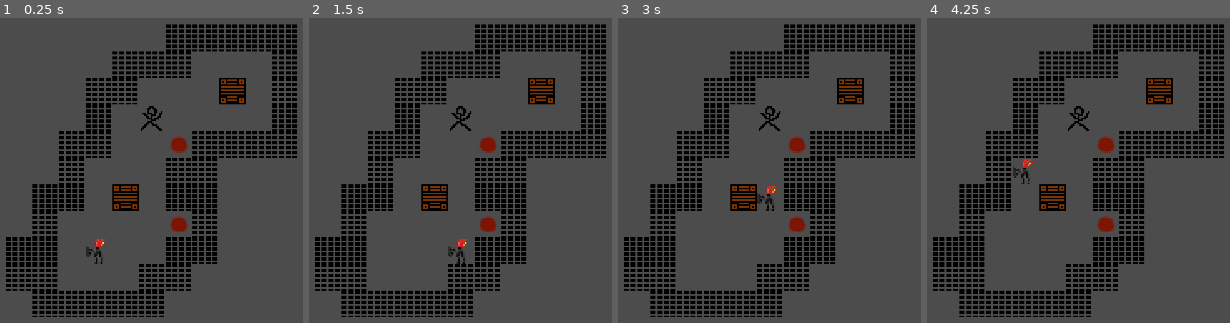
Above: before the commit, frames 1-4 (left to right).
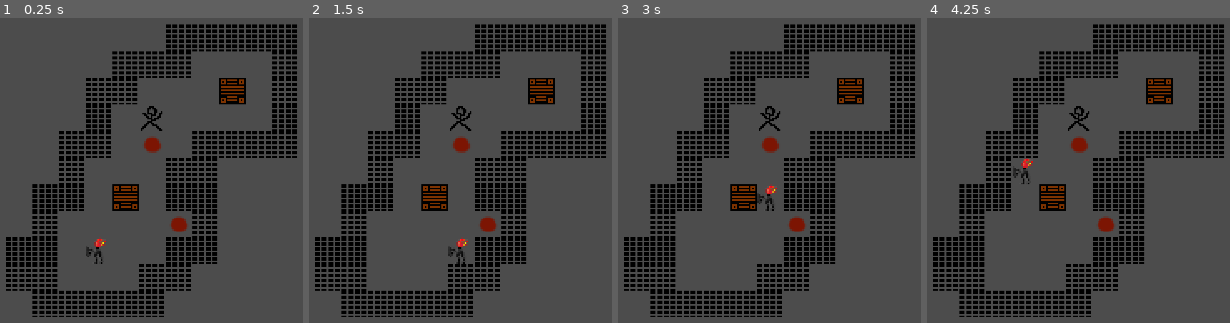
Above: after the commit, the same moments.

Repository: PPP-Club/BoxSchieben
Game: Godot game, scene res://scenen/Level.tscn
Two runs of this game, one before a commit and one after it. Both use one fixed random seed, a clock stepped at 60 frames per second and the inputs below.
Inputs:
- Up to frame 1 (0.25 s): no input
- Up to frame 2 (1.5 s): tap Enter at 0.5 s; hold D 0.53-1.28 s; tap Space at 1.25 s; hold S from 1.28 s (still down)
- Up to frame 3 (3 s): tap Enter at 2 s; release S at 2.03 s; hold D 2.03-2.78 s; tap Space at 2.75 s; hold W from 2.78 s (still down)
- Up to frame 4 (4.25 s): tap Enter at 3.5 s; release W at 3.53 s; hold A from 3.53 s (still down)

The runs differ from the first frame. In frame 1, 0.4% of the frame differs, in the area x 47-62%, y 39-45%; in frame 2, 0.4%; in frame 3, 0.4%; in frame 4, 0.4%.

Commit message:
boxes can moved over finishes

Diff:
--- a/scenen/Level.tscn
+++ b/scenen/Level.tscn
@@ -11,14 +11,14 @@
 tile_set = ExtResource( 1 )
 cell_size = Vector2( 16, 16 )
 format = 1
-tile_data = PoolIntArray( 196619, 1, 0, 327689, 2, 0, 458759, 1, 0, 524297, 2, 0 )
+tile_data = PoolIntArray( 327688, 2, 0, 524297, 2, 0 )
 
 [node name="mainTileMap" type="TileMap" parent="."]
 scale = Vector2( 4, 4 )
 tile_set = ExtResource( 1 )
 cell_size = Vector2( 16, 16 )
 format = 1
-tile_data = PoolIntArray( 65545, 3, 0, 65546, 3, 0, 65547, 3 …(79 unchanged characters)… , 3, 0, 196614, 3, 0, 196615, 3, 0, 196621, 3, 0, 262150, 3, 0, 262152, 0, 0, 262157, 3, 0, 327685, 3, 0, 327686, 3, 0, 327690, 3, 0, 327691, 3, 0, 327692, 3, 0, 327693, 3, 0, 393221, 3, 0, 393225, 3, 0, 393226, 3, 0, 458756, 3, 0, 458757, 3, 0, 458761, 3, 0, 458762, 3, 0, 524292, …(217 unchanged characters)…
+tile_data = PoolIntArray( 65545, 3, 0, 65546, 3, 0, 65547, 3 …(79 unchanged characters)… , 3, 0, 196614, 3, 0, 196615, 3, 0, 196619, 1, 0, 196621, 3, 0, 262150, 3, 0, 262152, 0, 0, 262157, 3, 0, 327685, 3, 0, 327686, 3, 0, 327690, 3, 0, 327691, 3, 0, 327692, 3, 0, 327693, 3, 0, 393221, 3, 0, 393225, 3, 0, 393226, 3, 0, 458756, 3, 0, 458757, 3, 0, 458759, 1, 0, 458761, 3, 0, 458762, 3, 0, 524292, …(217 unchanged characters)…
 
 [node name="Label" type="Label" parent="."]
 margin_left = 862.0
--- a/scripts/Player.gd
+++ b/scripts/Player.gd
@@ -46,7 +46,8 @@
 		newPlayerPos = [oldPlayerPosWater[0] + 1, oldPlayerPosWater[1], waterChar]
 
 	# MOVE PLAYER #
-	if newPlayerPos.size() != 0 && (playerTilemap.get_cell(newP …(72 unchanged characters)… rPos[0], newPlayerPos[1]) == airChar || essTilemap.get_cell(newPlayerPos[0], newPlayerPos[1]) == finishChar):
+	if newPlayerPos.size() != 0 && (playerTilemap.get_cell(newP …(72 unchanged characters)… rPos[0], newPlayerPos[1]) == airChar || (essTilemap.get_cell(newPlayerPos[0], newPlayerPos[1]) == finishChar && playerTilemap.get_cell(newPlayerPos[0], newPlayerPos[1]) != boxChar)):
+		print("MOVE PLAYER")
 		playerTilemap.set_cell(newPlayerPos[0], newPlayerPos[1], newPlayerPos[2])
 
 		if newPlayerPos[2] == fireChar:
@@ -57,7 +58,8 @@
 			print("ERROR: Couldn't remove old Player")
 
 	# NEW POS IS BOX => MOVE BOX AND PLAYER #
-	elif newPlayerPos.size() != 0 && essTilemap.get_cell(newPlayerPos[0], newPlayerPos[1]) == boxChar:
+	elif newPlayerPos.size() != 0 && playerTilemap.get_cell(newPlayerPos[0], newPlayerPos[1]) == boxChar:
+		print("MOVE BOX")
 		var oldBoxPos = newPlayerPos;
 		var newBoxPos;
 
@@ -66,9 +68,9 @@
 		elif newPlayerPos[2] == waterChar:
 			newBoxPos = [oldBoxPos[0] + (newPlayerPos[0] - oldPlayerPosWater[0]), oldBoxPos[1] + (newPlayerPos[1] - oldPlayerPosWater[1])]
 
-		if essTilemap.get_cell(newBoxPos[0], newBoxPos[1]) == airChar && playerTilemap.get_cell(newBoxPos[0], newBoxPos[1]) == airChar || essTilemap.get_cell(newBoxPos[0], newBoxPos[1]) == finishChar:
-			essTilemap.set_cell(newBoxPos[0], newBoxPos[1], boxChar);
-			essTilemap.set_cell(oldBoxPos[0], oldBoxPos[1], airChar);
+		if playerTilemap.get_cell(newBoxPos[0], newBoxPos[1]) == airChar:
+			playerTilemap.set_cell(newBoxPos[0], newBoxPos[1], boxChar);
+			playerTilemap.set_cell(oldBoxPos[0], oldBoxPos[1], airChar);
 
 			if newPlayerPos.size() != 0 && playerTilemap.get_cell(newPlayerPos[0], newPlayerPos[1]) == airChar:
 				playerTilemap.set_cell(newPlayerPos[0], newPlayerPos[1], newPlayerPos[2])
